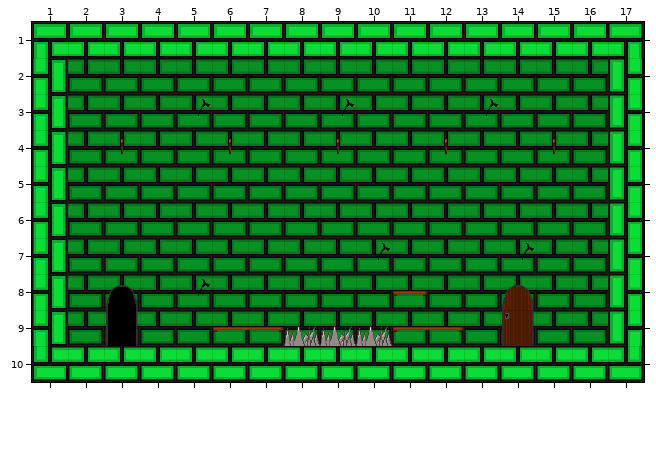
Two states of a Tiled map, Content/map_1_2.tmx. The picture above is the old version.
Cells are 45x45 px. Shown: x 1..17, y 1..10. The commit also replaced the tileset; all pictures use the new one.
After the commit:
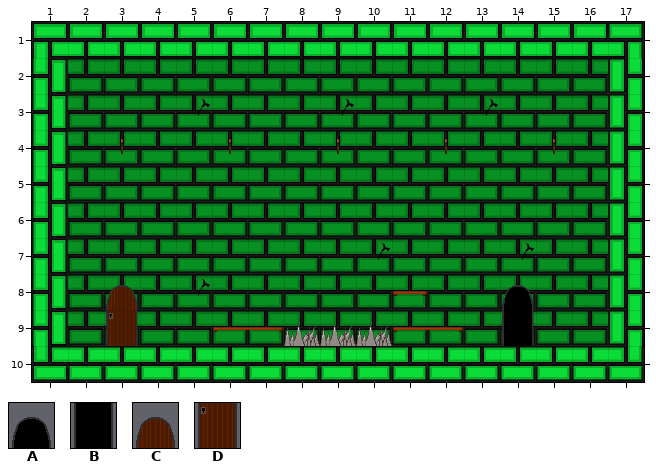
Key: from "objets": A 6, B 7, C 8, D 9.
_ is an empty cell.
What changed:
Layer "Calque de Tuiles 2":
y 8: x 3 A -> C; x 14 C -> A
y 9: x 3 B -> D; x 14 D -> B
Changed places in both pictures, as pixel boxes (x1, y1, x2, y2):
changed: (108, 287, 136, 346)
changed: (504, 287, 532, 346)
